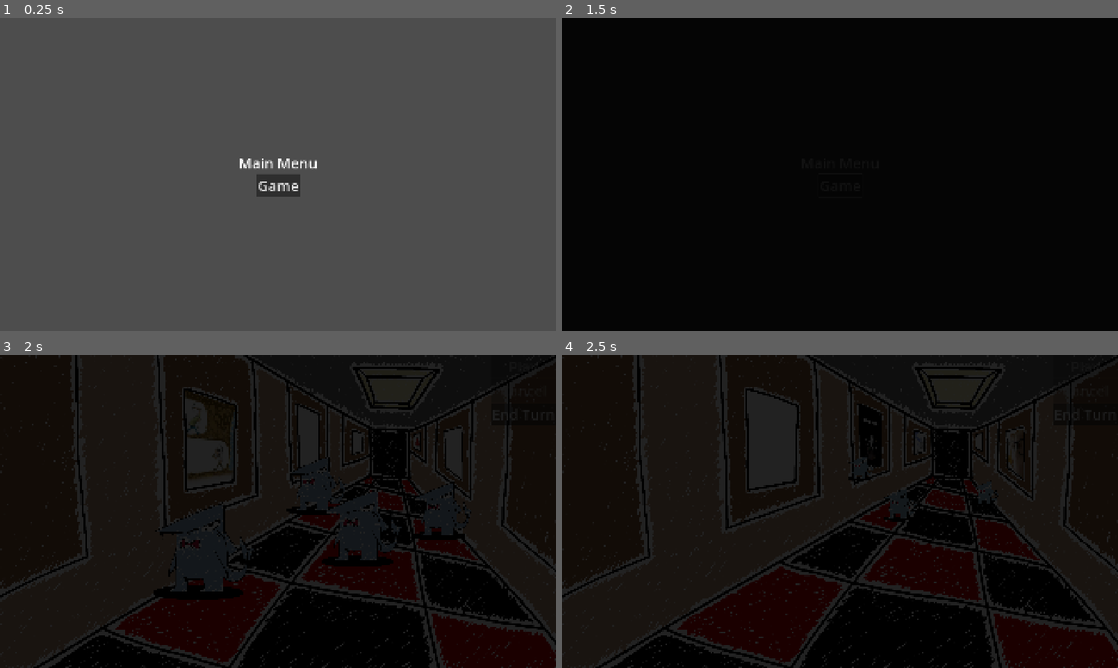
Above: before the commit, frames 1-4 (two rows, left to right).
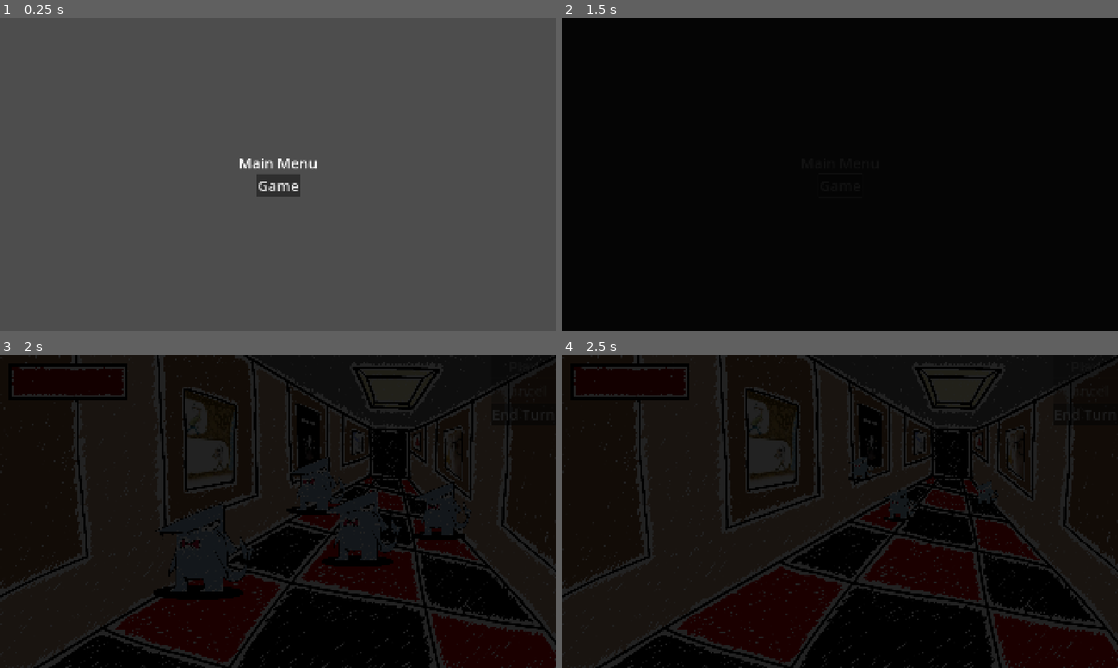
Above: after the commit, the same moments.

Repository: nonagaga/MJ193
Game: Godot game, scene res://Scenes/scene_manager.tscn
Same seed, same stepped clock (60 frames per second), same inputs: the game is played once before the commit and once after it. Sound files missing from this copy of the repository are replaced by a short silence.
Inputs (mouse positions are in pixels of both pictures, inside the frame that each line leads up to):
- Up to frame 1 (0.25 s): no input
- Up to frame 2 (1.5 s): click "Game" at 0.5 s; click "Game" at 1.25 s
- Up to frame 3 (2 s): no input
- Up to frame 4 (2.5 s): click (890, 495) at 2.02 s

Frames 1-2 are identical in both runs. In frame 3, 1.1% of the frame differs, in the area x 2-83%, y 2-40%; in frame 4, 1.3%, in the area x 2-76%, y 2-40%.

Commit message:
Health Bar Done

Diff:
--- a/Scenes/game_test.tscn
+++ b/Scenes/game_test.tscn
@@ -13,6 +13,9 @@
 [ext_resource type="Texture2D" uid="uid://d5ig6unyec4f" path="res://Environment/Room_Backgrounds (4).png" id="10_q6iin"]
 [ext_resource type="Texture2D" uid="uid://dcedigqh8bgbu" path="res://Environment/Room_Backgrounds (5).png" id="11_4qywa"]
 [ext_resource type="Texture2D" uid="uid://c3iu4q0mt32j6" path="res://Environment/Room_Backgrounds.png" id="12_johvf"]
+[ext_resource type="Texture2D" uid="uid://16x22j5tklr7" path="res://UI/Health Bar/HP_Bar.png" id="14_m400w"]
+[ext_resource type="Texture2D" uid="uid://dakmfcdcaawju" path="res://UI/Health Bar/HP_Bar_2.png" id="15_f8n82"]
+[ext_resource type="Script" uid="uid://dy780w7e82fvu" path="res://Scenes/health_bar.gd" id="16_f8n82"]
 
 [sub_resource type="Resource" id="Resource_gxfk6"]
 script = ExtResource("2_npqdh")
@@ -179,4 +182,15 @@
 
 [node name="GameUi" parent="UI" instance=ExtResource("5_npqdh")]
 
+[node name="Health Bar" type="TextureProgressBar" parent="UI"]
+offset_left = 29.0
+offset_top = 29.0
+offset_right = 1309.0
+offset_bottom = 429.0
+scale = Vector2(0.32, 0.32)
+value = 100.0
+texture_under = ExtResource("14_m400w")
+texture_progress = ExtResource("15_f8n82")
+script = ExtResource("16_f8n82")
+
 [editable path="UI/GameUi"]
--- /dev/null
+++ b/Scenes/health_bar.gd
@@ -0,0 +1,7 @@
+extends TextureProgressBar
+
+func _ready() -> void:
+	max_value = Globals.maxHP
+	Globals.health_changed.connect(func(new_health):
+		value = new_health
+		)
--- a/Scenes/room_randomizer.gd
+++ b/Scenes/room_randomizer.gd
@@ -8,7 +8,8 @@
 func _ready() -> void:
 	for child : Control in posters.get_children():
 		if randf() > 0.5:
-			child.visible = false
+			pass
+			# child.visible = false
 
 func random_color() -> Color:
 	return Color(randf(), randf(), randf())
--- a/UI/Enemy Element/CardShark.tscn
+++ b/UI/Enemy Element/CardShark.tscn
@@ -1,7 +1,7 @@
 [gd_scene load_steps=14 format=3 uid="uid://byearha2okcgk"]
 
 [ext_resource type="Script" uid="uid://dnnkbywo7dqtu" path="res://Enemies/card_shark.gd" id="1_6j0b3"]
-[ext_resource type="Texture2D" uid="uid://bs4cbal8fpet5" path="res://cardshark1.png" id="3_ddfm8"]
+[ext_resource type="Texture2D" uid="uid://bs4cbal8fpet5" path="res://Enemies/images/cardshark1.png" id="3_ddfm8"]
 [ext_resource type="AudioStream" uid="uid://btr5h7yvj1y12" path="res://Music Manager/CardShark.mp3" id="3_gopnc"]
 [ext_resource type="Texture2D" uid="uid://da4icni82fsy1" path="res://UI/Enemy Element/Target Highlight.png" id="4_gopnc"]
 
--- a/UI/Enemy Element/Enemy.tscn
+++ b/UI/Enemy Element/Enemy.tscn
@@ -3,7 +3,7 @@
 [ext_resource type="Script" uid="uid://cs26jgu7ccx8f" path="res://Enemies/Enemy.gd" id="1_oe87t"]
 [ext_resource type="Resource" uid="uid://cnijsmapu5kao" path="res://UI/Enemy Element/Shark.tres" id="2_ncrdq"]
 [ext_resource type="Texture2D" uid="uid://da4icni82fsy1" path="res://UI/Enemy Element/Target Highlight.png" id="2_pkyom"]
-[ext_resource type="Texture2D" uid="uid://bs4cbal8fpet5" path="res://cardshark1.png" id="3_8cfcj"]
+[ext_resource type="Texture2D" uid="uid://bs4cbal8fpet5" path="res://Enemies/images/cardshark1.png" id="3_8cfcj"]
 
 [sub_resource type="Animation" id="Animation_ua8ok"]
 length = 0.001
--- a/UI/Enemy Element/Shark.tres
+++ b/UI/Enemy Element/Shark.tres
@@ -1,7 +1,7 @@
 [gd_resource type="Resource" script_class="EnemyRes" load_steps=4 format=3 uid="uid://cnijsmapu5kao"]
 
 [ext_resource type="Script" uid="uid://bsk54fjtlwb7n" path="res://Enemies/EnemyRes.gd" id="1_j0okq"]
-[ext_resource type="Texture2D" uid="uid://bs4cbal8fpet5" path="res://cardshark1.png" id="2_p34j6"]
+[ext_resource type="Texture2D" uid="uid://bs4cbal8fpet5" path="res://Enemies/images/cardshark1.png" id="2_p34j6"]
 [ext_resource type="AudioStream" uid="uid://btr5h7yvj1y12" path="res://Music Manager/CardShark.mp3" id="3_j0okq"]
 
 [resource]
--- a/globals.gd
+++ b/globals.gd
@@ -1,6 +1,13 @@
 extends Node
+
+signal health_changed(new_health)
+
 @export var maxHP:int
-var hp:int
+var hp:int :
+	set(value):
+		hp = max(0, value)
+		health_changed.emit(hp)
+
 @export var maxDeckSize:int = 21
 @export var deck:Array[CardDataClass]
 @export var discard:Array[CardDataClass]
Renamed: cardshark1.png -> Enemies/images/cardshark1.png
Not shown, added: Enemies/images/cardshark1.png.import
Not shown: 1 places in Scenes/game_test.tscn that only renumber resources
Not shown, added: Scenes/health_bar.gd.uid
Binary file added: UI/Health Bar/HP_Bar.png
Not shown, added: UI/Health Bar/HP_Bar.png.import
Binary file added: UI/Health Bar/HP_Bar_2.png
Not shown, changed: UI/Health Bar/HP_Bar_2.png.import
